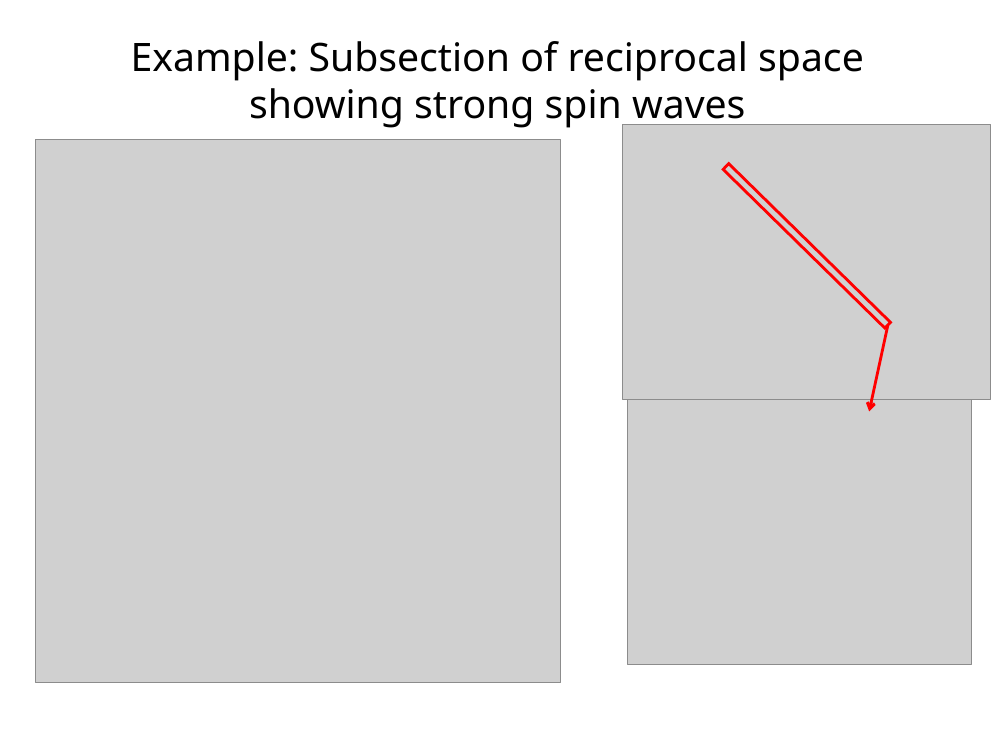
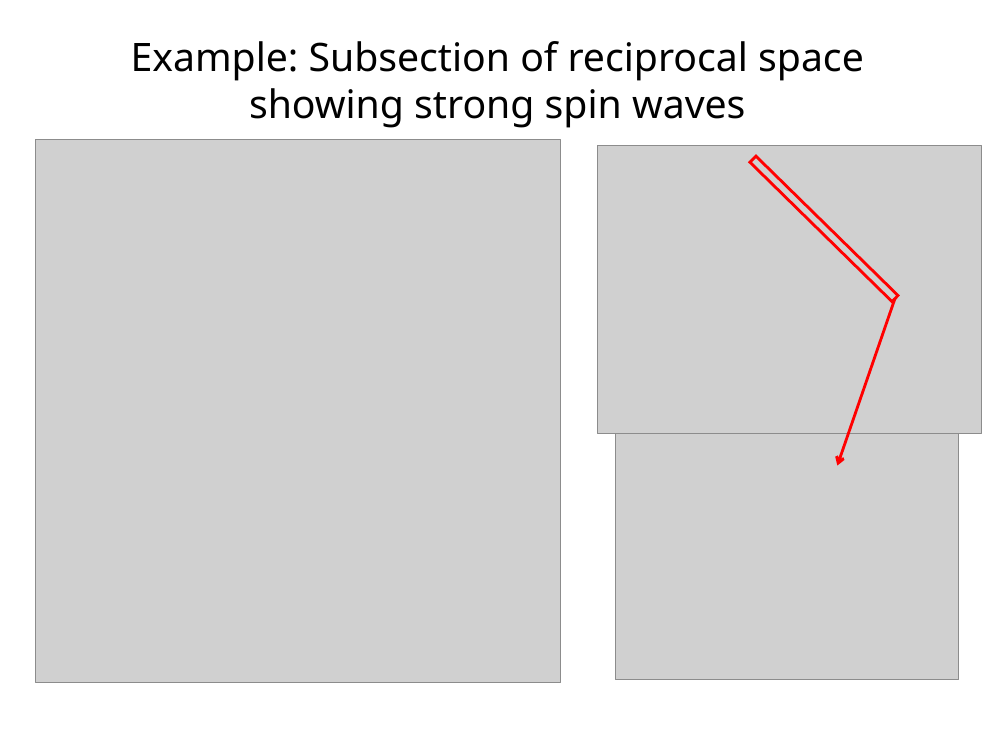
Before and after one commit to abuts/Fe, a slide deck: slide 6 of June2017/Icns2017/ICNS2017.ppt (slide 8 before the commit). Drawn at 1008x756 pixels with LibreOffice and Linux fonts; fonts in the diff are those of the drawing; grey boxes stand for pictures; background and template pictures are left out. Boxes give left, top, right and bottom in pixels: in the first picture for what was removed or moved away, otherwise in the second. Text is boxed around its words. In the diff, an @@ line names an element or a change of style, - is before the commit and + after.

```diff
--- a/June2017/Icns2017/ICNS2017.ppt
+++ b/June2017/Icns2017/ICNS2017.ppt
@@ picture: place and size @@
-picture at bbox=[623, 124, 991, 399]
+picture at bbox=[598, 145, 982, 433]
@@ rectangle: place and size @@
-rectangle at bbox=[723, 164, 891, 328]
+rectangle at bbox=[750, 156, 898, 302]
@@ arrow moved from (888, 326) - (869, 411) to (895, 298) - (838, 466) @@
@@ picture: place and size @@
-picture at bbox=[627, 366, 971, 664]
+picture at bbox=[615, 422, 959, 680]
```
Also in this commit, not shown: 4 other slides changed, 5 slides added, 2 slides removed, 2 other files.
